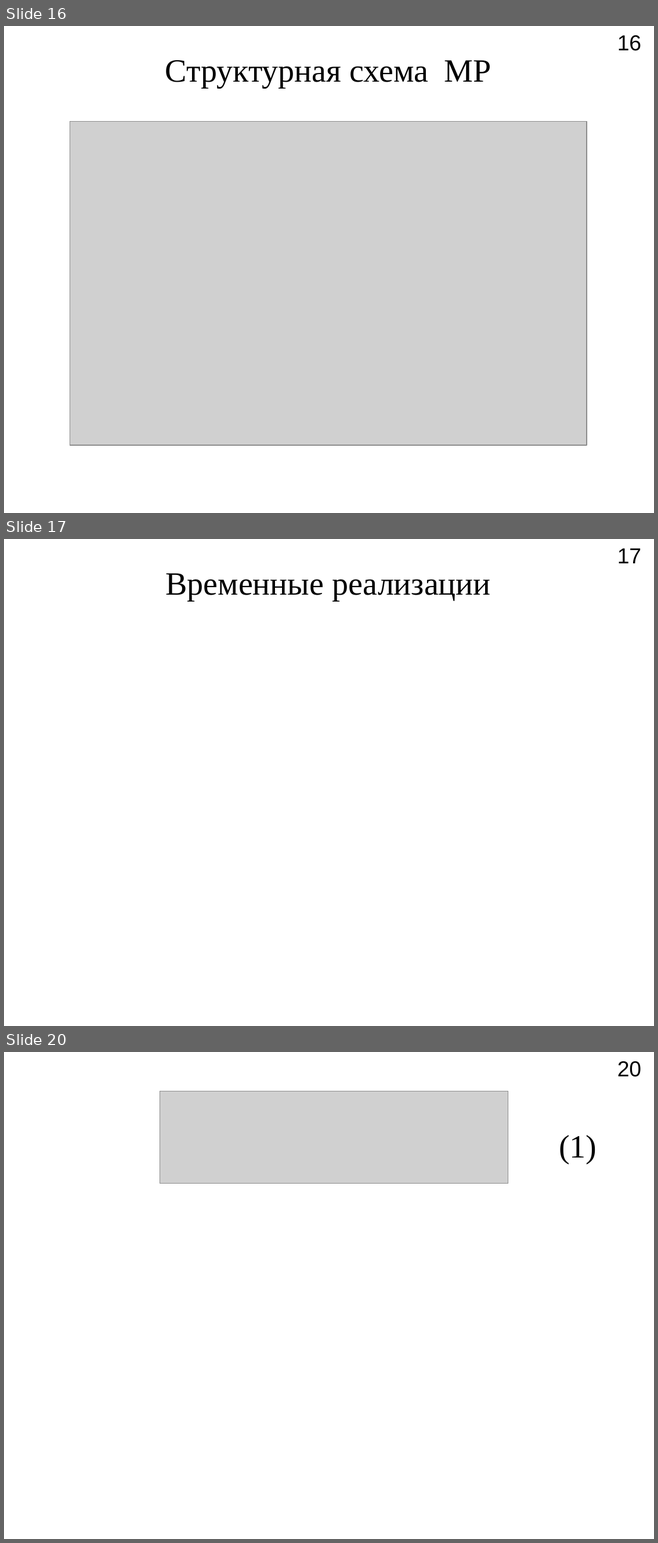
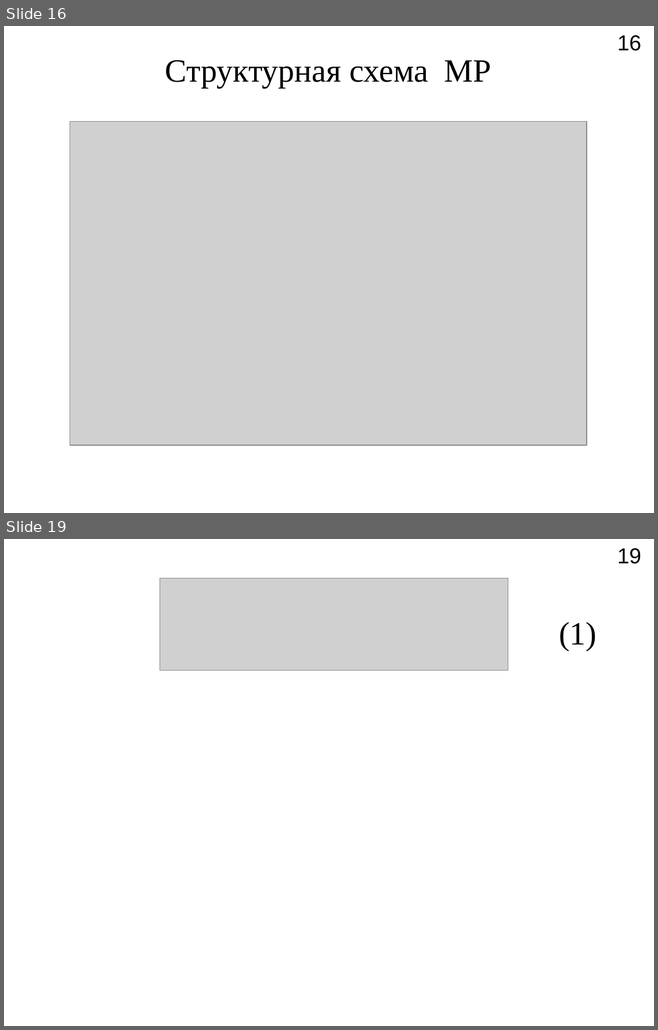
Before and after one commit to Rernamp/myDiplom, a slide deck: Презентация.ppt. Shown one above the other, each under a label of ours: slides 16, 17 and 20 before the commit, slides 16 and 19 after it; the slides between them are not shown. The pictures are 658x1543 and 658x1030 pixels, drawn with LibreOffice and Linux fonts; fonts in the diff are those of the drawing; grey boxes stand for pictures. Boxes give left, top, right and bottom in pixels: in the first picture for what was removed or moved away, otherwise in the second. Text is boxed around its words. In the diff, an @@ line names an element or a change of style, - is before the commit and + after.

```diff
--- a/Презентация.ppt
+++ b/Презентация.ppt
@@ slide 17 removed at bbox=[4, 539, 654, 1026], background #FFFFFF @@
@@ page number removed at bbox=[617, 548, 641, 563] @@
-17
@@ text removed at bbox=[166, 573, 491, 601] @@
-Временные реализации
@@ what was slide 20 is now slide 19 @@
@@ page number at bbox=[617, 548, 641, 564]: text changed @@
-20
+19
```
Also in this commit, not shown: 2 slides changed, 1 other file.
